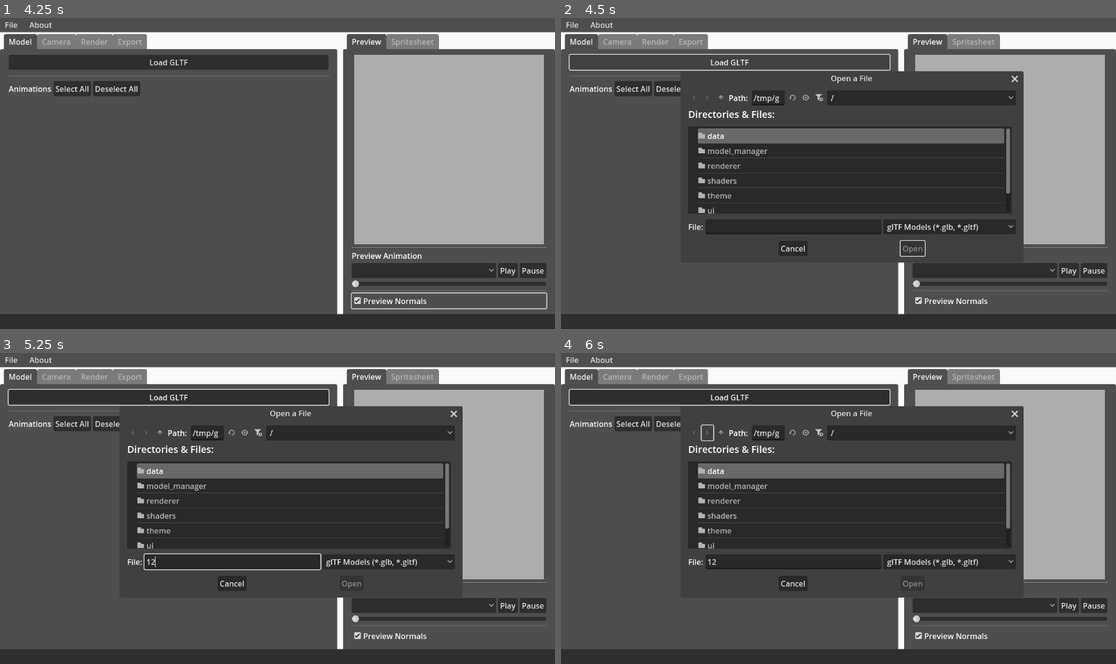
Above: before the commit, frames 1-4 (two rows, left to right).
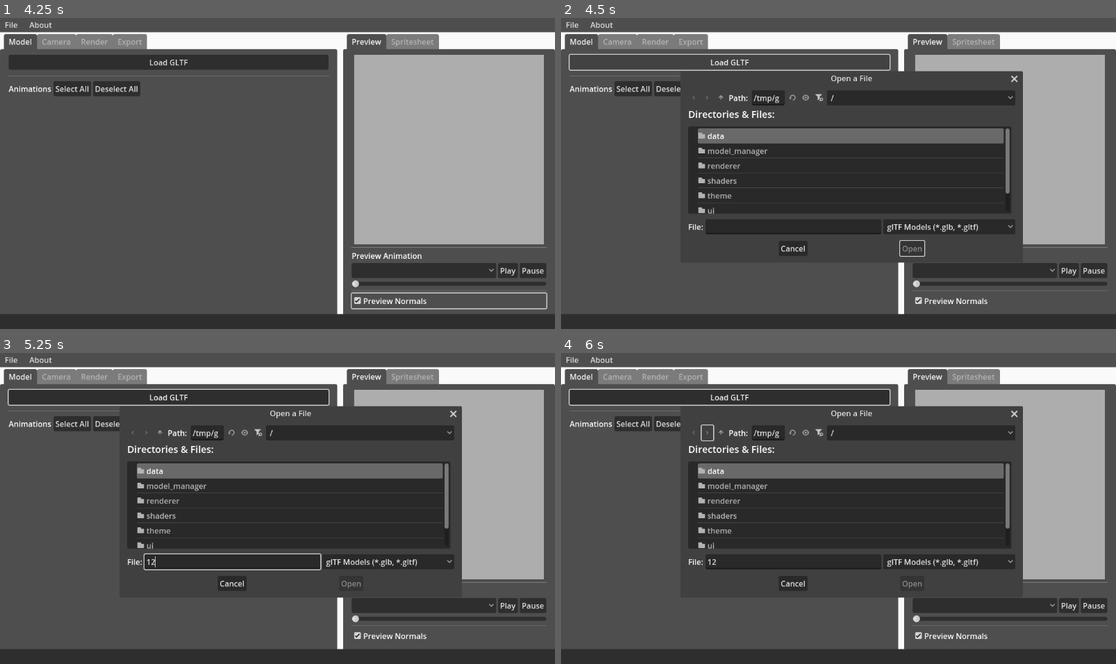
Above: after the commit, the same moments.

Repository: Caaz/FlatPixel
Game: Godot game, scene res://ui/main.tscn
Two runs of this game, one before a commit and one after it. Both use one fixed random seed, a clock stepped at 60 frames per second and the inputs below.
Inputs (mouse positions are in pixels of both pictures, inside the frame that each line leads up to):
- Up to frame 1 (4.25 s): click "Play" at 0.5 s; click "Play" at 1.25 s; click "Select All" at 2 s; click "Deselect All" at 2.75 s; click "Preview Normals" at 3.5 s
- Up to frame 2 (4.5 s): click "Load GLTF" at 4.25 s
- Up to frame 3 (5.25 s): click (233, 561) at 5.02 s; type "12" at 5.1 s
- Up to frame 4 (6 s): click (705, 433) at 5.75 s

Frame 1 is identical in both runs. In frame 2, 0.2% of the frame differs, in the area x 60-84%, y 17-77%; in frame 3, 0.2%; in frame 4, 0.2%.

Commit message:
dirty render flag causes rerender before export

Diff:
--- a/data/session.gd
+++ b/data/session.gd
@@ -22,8 +22,12 @@
 
 var session_dirty: bool = false :
 	set(value):
+		var refresh_title = session_dirty != value
 		session_dirty = value
-		_reset_window_title()
+		if refresh_title:
+			_reset_window_title()
+
+var render_dirty: bool = false
 
 var currently_open_file: String :
 	set(value):
@@ -45,21 +49,25 @@
 		model_settings.available_animations = model.available_animations
 
 	session_dirty = true
+	render_dirty = true
 	on_model_updated.emit()
 
 func set_camera_settings(settings: CameraSettings):
 	camera_settings = settings
 	session_dirty = true
+	render_dirty = true
 	on_camera_settings_updated.emit()
 
 func set_render_settings(settings: RenderSettings):
 	render_settings = settings
 	session_dirty = true
+	render_dirty = true
 	on_render_settings_updated.emit()
 
 func set_export_settings(settings: ExportSettings):
 	export_settings = settings
 	session_dirty = true
+	render_dirty = true
 	on_export_settings_updated.emit()
 
 func set_preview_settings(settings: PreviewSettings):
@@ -68,6 +76,7 @@
 func set_most_recent_render(render: RenderResult):
 	most_recent_render = render
 	EventReporter.report_render(render)
+	render_dirty = false
 	on_render.emit()
 
 func run_render():
--- a/util/exporter.gd
+++ b/util/exporter.gd
@@ -1,7 +1,7 @@
 class_name Exporter
 
 static func export():
-	if not is_instance_valid(Session.most_recent_render):
+	if not is_instance_valid(Session.most_recent_render) or Session.render_dirty:
 		await Session.run_render()
 
 	var render_result = Session.most_recent_render
